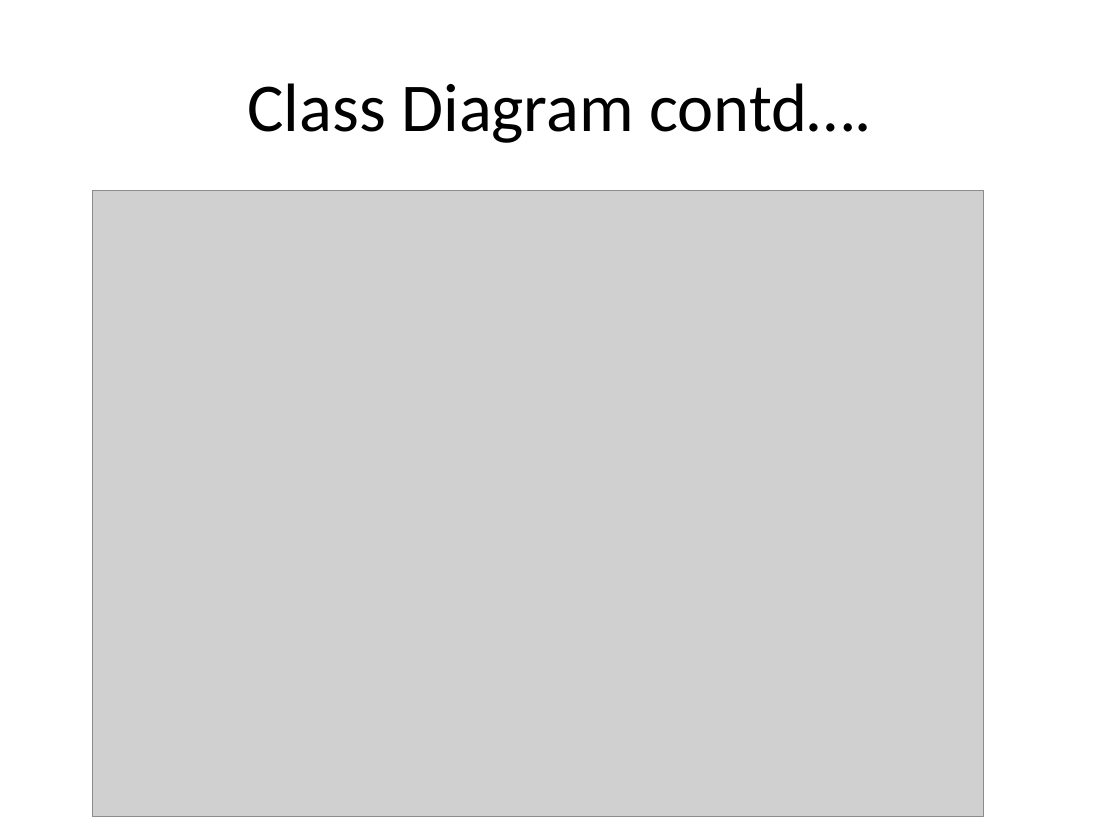
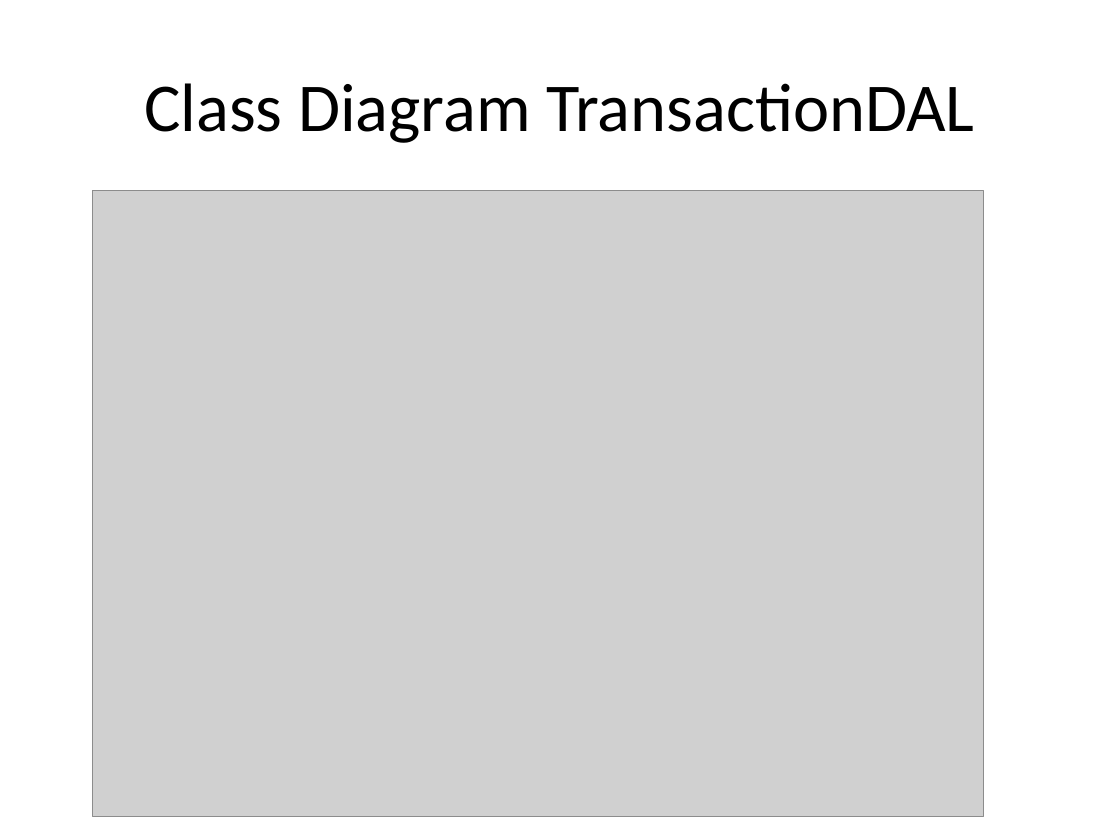
Before and after one commit to SamanwayCapg/Pecunia_codes, a slide deck: slide 6 of Presentation Ayush.pptx. Drawn at 1120x840 pixels with LibreOffice and Linux fonts; fonts in the diff are those of the drawing; grey boxes stand for pictures. Boxes give left, top, right and bottom in pixels: in the first picture for what was removed or moved away, otherwise in the second. Text is boxed around its words. In the diff, an @@ line names an element or a change of style, - is before the commit and + after.

```diff
--- a/Presentation Ayush.pptx
+++ b/Presentation Ayush.pptx
@@ title at (144,83,974,143): text changed @@
-Class Diagram contd….
+Class Diagram TransactionDAL
```
Also in this commit, not shown: 6 other slides changed, 6 other files.
